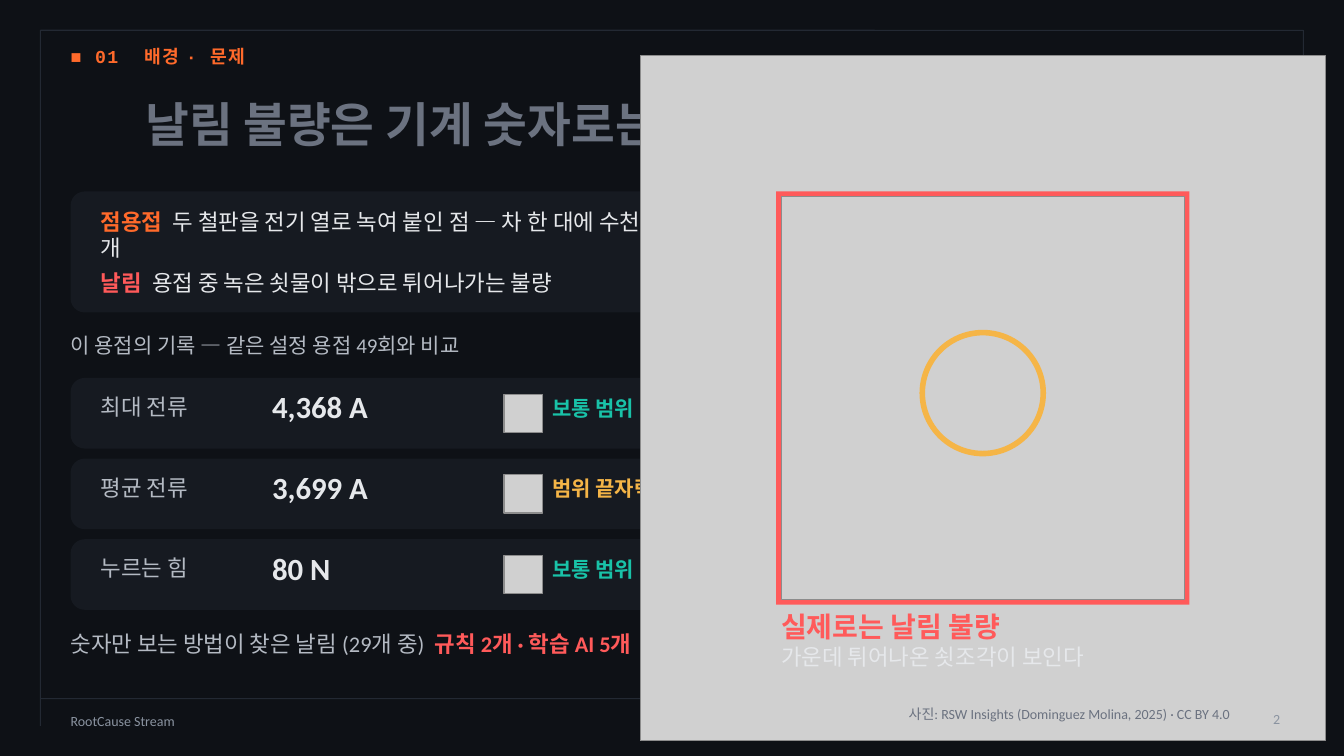
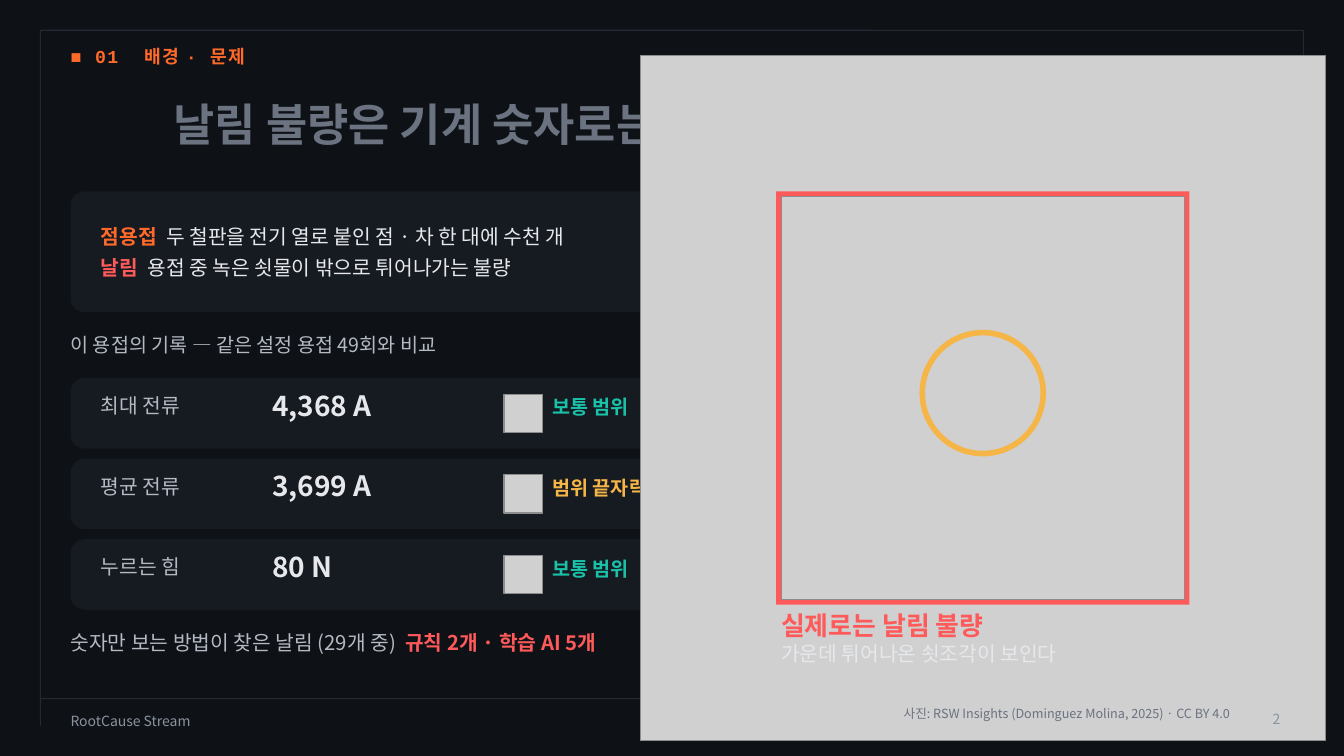
Before and after one commit to dlwogud/rootcause-stream, a slide deck: slide 2 of deck/RootCause_Stream_발표자료.pptx. Drawn at 1344x756 pixels with LibreOffice and Linux fonts; fonts in the diff are those of the drawing; grey boxes stand for pictures; background and template pictures are left out. Boxes give left, top, right and bottom in pixels: in the first picture for what was removed or moved away, otherwise in the second. Text is boxed around its words. In the diff, an @@ line names an element or a change of style, - is before the commit and + after.

```diff
--- a/deck/RootCause_Stream_발표자료.pptx
+++ b/deck/RootCause_Stream_발표자료.pptx
@@ title "날림 불량은 기계 숫자로는 안 ..." at [173,95,657,152]: size 34 to 32 pt, font Calibri to Noto Sans CJK KR @@
@@ text at [101,227,564,277]: text changed; size 16 to 14.5 pt; font Calibri to Noto Sans CJK KR @@
-점용접 두 철판을 전기 열로 녹여 붙인 점 — 차 한 대에 수천 개
-날림 용접 중 녹은 쇳물이 밖으로 튀어나가는 불량
+점용접 두 철판을 전기 열로 붙인 점 · 차 한 대에 수천 개
+날림 용접 중 녹은 쇳물이 밖으로 튀어나가는 불량
@@ size 22 to 20 pt, font Calibri to Noto Sans CJK KR in 3 elements at [272,395,372,422], [272,475,372,502], [272,556,333,578] @@
@@ size 15 to 14 pt, font Calibri to Noto Sans CJK KR in 4 elements at [71,336,436,354], [552,397,629,416], [552,475,647,501], [552,559,629,578] @@
@@ text "실제로는 날림 불량 가운데 튀어나온 ..." at [781,613,984,637]: size 20 to 18.5 pt in "실제로는 날림 불량"; size 16 to 14.5 pt in "가운데 튀어나온 쇳조각이 보인다"; font Calibri to Noto Sans CJK KR @@
@@ size 16 to 14.5 pt, font Calibri to Noto Sans CJK KR in 4 elements at [101,396,180,415], [101,477,180,496], [101,557,180,576], [71,633,596,654] @@
@@ text "RootCause Stream" at [71,715,191,726]: font Calibri to Noto Sans CJK KR @@
@@ text "사진: RSW Insights (Dominguez Molina, ..." at [904,707,1229,721]: size 10 to 9 pt, font Calibri to Noto Sans CJK KR @@
@@ page number at [1273,714,1281,724]: font Calibri to Noto Sans CJK KR @@
```
Also in this commit, not shown: 17 other slides changed, 2 other files.
